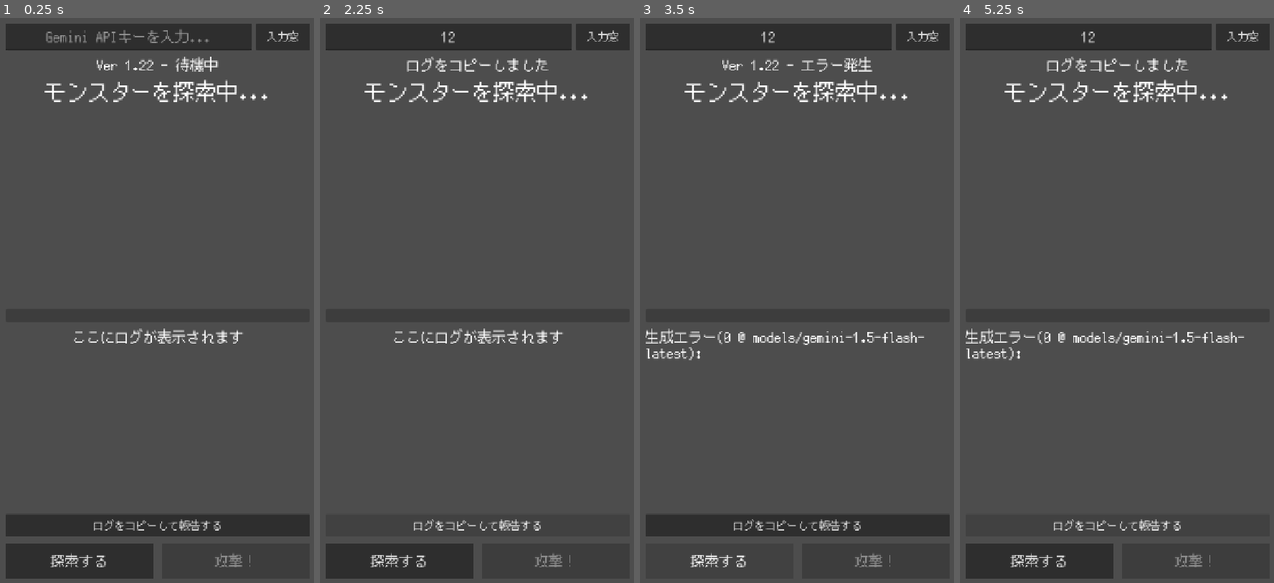
Above: before the commit, frames 1-4 (left to right).
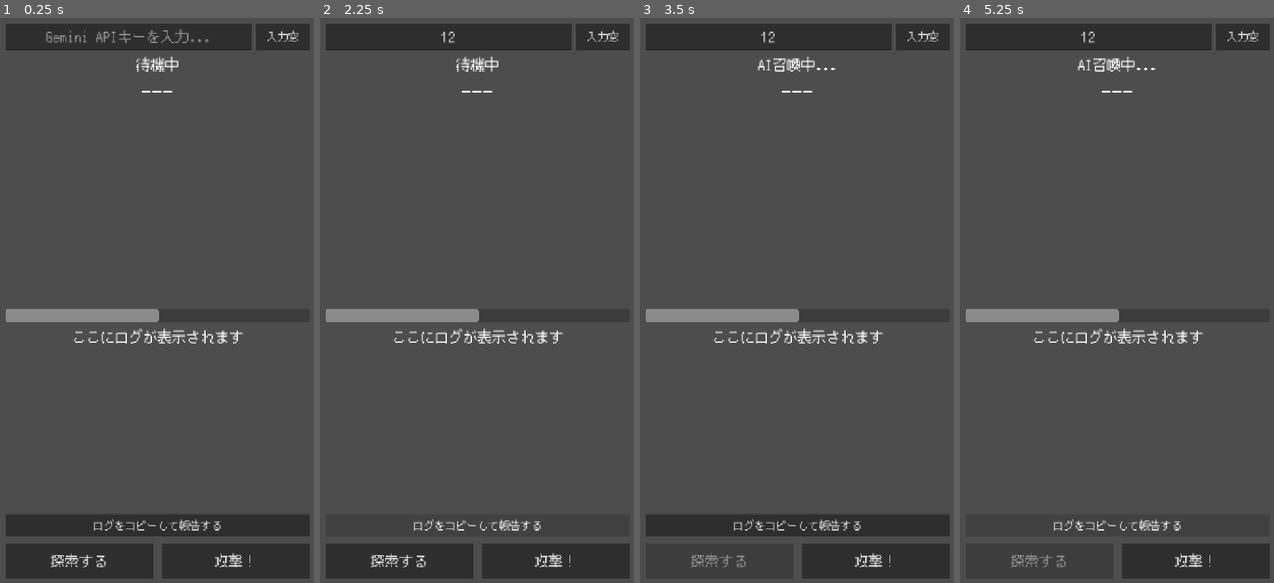
Above: after the commit, the same moments.

Repository: Usobanana/antigravity-aitest001
Game: Godot game, scene res://scenes/main.tscn
Two runs of this game, one before a commit and one after it. Both use one fixed random seed, a clock stepped at 60 frames per second and the inputs below.
Inputs (mouse positions are in pixels of both pictures, inside the frame that each line leads up to):
- Up to frame 1 (0.25 s): no input
- Up to frame 2 (2.25 s): click (448, 34) at 0.52 s; type "12" at 0.6 s; click "入力窓" at 1.25 s; click "ログをコピーして報告する" at 2 s
- Up to frame 3 (3.5 s): click "探索する" at 2.75 s
- Up to frame 4 (5.25 s): click (1195, 560) at 3.5 s, where only the run after the commit has a clickable "攻撃！"; click "入力窓" at 4.25 s; click "ログをコピーして報告する" at 5 s

The runs differ from the first frame. In frame 1, 2.5% of the frame differs, in the area x 1-86%, y 6-98%; in frame 2, 2.5%; in frame 3, 3.8%, in the area x 1-91%, y 6-98%; in frame 4, 3.7%.
Error after the commit: Parse Error: Identifier "_error_history" not declared in the current scope. (res://scripts/ai_manager.gd:56)

Commit message:
feat: collect and display all retry error history (Ver 1.23)

Diff:
--- a/新しいゲームプロジェクト/scripts/ai_manager.gd
+++ b/新しいゲームプロジェクト/scripts/ai_manager.gd
@@ -53,19 +53,20 @@
 						_last_candidates.append({"v": "v1beta", "m": mname})
 
 	_current_model_index = 0
-	_try_generate_with_current_model()
+	_error_history = ""
 
 func _try_generate_with_current_model():
 	if _current_model_index >= _last_candidates.size():
-		error_occurred.emit("全モデル試行失敗(404等)。キーを確認してください。")
+		error_occurred.emit("全モデル試行失敗:\n" + _error_history)
 		return
 
 	var target = _last_candidates[_current_model_index]
+	status_label.text = APP_VERSION + " - AI召喚中(" + target["m"].split("/")[-1] + ")..."
 	_actually_generate(_last_api_key, target["v"], target["m"])
 
 func _actually_generate(api_key: String, version: String, model_path: String):
-	# ヘッダーベースの認証に切り替え (URL パラメータによる 404 回避)
-	var url = "https://generativelanguage.googleapis.com/" + version + "/" + model_path + ":generateContent"
+	# 最もシンプルな ?key= 方式（カスタムヘッダーによるプリフライト 404 回避）
+	var url = "https://generativelanguage.googleapis.com/" + version + "/" + model_path + ":generateContent?key=" + api_key
 
 	var prompt = "RPGモンスター生成(JSON形式のみ): {\"name\":\"名前\",\"hp\":50,\"atk\":10,\"greeting\":\"出現!\",\"death_cry\":\"ぐふっ\",\"image_prompt\":\"English monster appearance keywords\"}"
 	var body_data = JSON.stringify({
@@ -74,21 +75,18 @@
 
 	# Web環境（iOS等）では Godot の HTTPRequest ではなく JS の fetch を試す（CORS/404対策）
 	if OS.has_feature("web"):
-		_generate_via_js(url, api_key, body_data)
+		_generate_via_js(url, body_data)
 		return
 
 	var http_request = HTTPRequest.new()
 	add_child(http_request)
 	http_request.request_completed.connect(_on_request_completed)
-	var headers = [
-		"Content-Type: application/json",
-		"x-goog-api-key: " + api_key
-	]
+	var headers = ["Content-Type: application/json"]
 	http_request.request(url, headers, HTTPClient.METHOD_POST, body_data)
 
 var _js_callback_ref # コールバック参照保持用
 
-func _generate_via_js(url_raw: String, api_key: String, body_data_raw: String):
+func _generate_via_js(url_raw: String, body_data_raw: String):
 	_js_callback_ref = JavaScriptBridge.create_callback(_on_js_fetch_completed)
 	var window = JavaScriptBridge.get_interface("window")
 	window.godot_fetch_callback = _js_callback_ref
@@ -97,34 +95,27 @@
 	var encoded_body = body_data_raw.uri_encode()
 
 	var js_code = """
-	(async function(url, key, enc_body) {
+	(async function(url, enc_body) {
 		const body = decodeURIComponent(enc_body);
 		try {
 			const resp = await fetch(url, {
 				method: 'POST',
-				headers: {
-					'Content-Type': 'application/json',
-					'x-goog-api-key': key
-				},
+				headers: { 'Content-Type': 'application/json' },
 				body: body
 			});
 			const status = resp.status;
 			let data = {};
 			try { data = await resp.json(); } catch(e) { data = {message: 'No JSON response'}; }
-
-			if (!resp.ok) {
-				window.godot_fetch_callback(JSON.stringify({
-					error: 'HTTP ' + status,
-					code: status,
-					details: JSON.stringify(data)
-				}));
-			} else {
-				window.godot_fetch_callback(JSON.stringify(data));
-			}
+			window.godot_fetch_callback(JSON.stringify({
+				ok: resp.ok,
+				error: 'HTTP ' + status,
+				code: status,
+				details: JSON.stringify(data)
+			}));
 		} catch (e) {
-			window.godot_fetch_callback(JSON.stringify({error: e.message, code: 0}));
+			window.godot_fetch_callback(JSON.stringify({ok: false, error: e.message, code: 0}));
 		}
-	})('""" + url_raw + """', '""" + api_key + """', '""" + encoded_body + """')
+	})('""" + url_raw + """', '""" + encoded_body + """')
 	"""
 	JavaScriptBridge.eval(js_code)
 
@@ -133,31 +124,28 @@
 	var json = JSON.new()
 	if json.parse(result_json) == OK:
 		var data = json.get_data()
-		if data.has("error"):
+		if !data.get("ok", false):
 			var code = data.get("code", 0)
-			# 404 の場合はリトライ
-			if code == 404 and _current_model_index < _last_candidates.size() - 1:
-				_current_model_index += 1
-				_try_generate_with_current_model()
-			else:
-				var mname = _last_candidates[_current_model_index]["m"]
-				var details = data.get("details", "")
-				error_occurred.emit("JS通信エラー(" + str(code) + " @ " + mname + "): " + str(data["error"]) + "\n詳細: " + details)
+			var mname = _last_candidates[_current_model_index]["m"]
+			_error_history += "[" + mname + "] " + str(data["error"]) + " " + str(data.get("details", "")) + "\n"
+
+			# 次のモデルへ
+			_current_model_index += 1
+			_try_generate_with_current_model()
 		else:
 			_parse_gemini_response(data)
 	else:
 		error_occurred.emit("JS通信結果のパース失敗")
 
 func _on_request_completed(result, response_code, headers, body):
-	if response_code == 404 and _current_model_index < _last_candidates.size() - 1:
+	var response_text = body.get_string_from_utf8()
+	if response_code != 200:
+		var mname = _last_candidates[_current_model_index]["m"]
+		_error_history += "[" + mname + "] HTTP " + str(response_code) + " " + response_text.left(100) + "\n"
+
+		# 次のモデルへ
 		_current_model_index += 1
 		_try_generate_with_current_model()
-		return
-
-	var response_text = body.get_string_from_utf8()
-	if response_code != 200:
-		var model_name = _last_candidates[_current_model_index]["m"]
-		error_occurred.emit("生成エラー(" + str(response_code) + " @ " + model_name + "): " + response_text.left(100))
 		return
 
 	var json = JSON.new()
@@ -177,4 +165,6 @@
 				monster_generated.emit(inner_json.get_data())
 				return
 
-	error_occurred.emit("AIの回答形式が不正です。")
+	_error_history += "形式エラー\n"
+	_current_model_index += 1
+	_try_generate_with_current_model()
--- a/新しいゲームプロジェクト/scripts/main.gd
+++ b/新しいゲームプロジェクト/scripts/main.gd
@@ -14,7 +14,7 @@
 @onready var copy_log_button = $UI/CopyLogButton
 @onready var monster_image = $UI/MonsterInfo/MonsterImage
 const SAVE_PATH = "user://settings.cfg"
-const APP_VERSION = "Ver 1.22"
+const APP_VERSION = "Ver 1.23"
 const STYLE_PROMPT = "digital illustration, dark fantasy, epic, highly detailed, cinematic lighting, centered on solid dark background"
 
 var image_http_request: HTTPRequest
